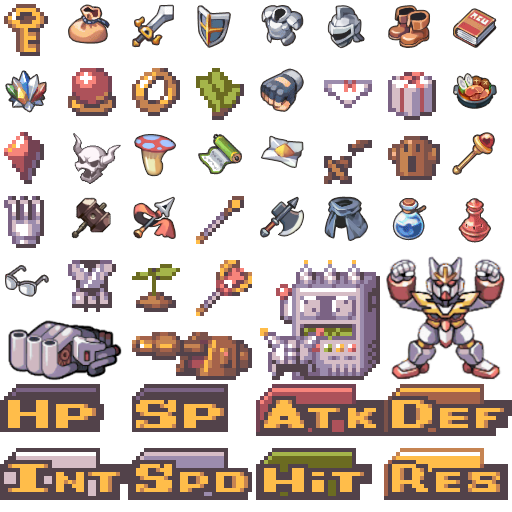
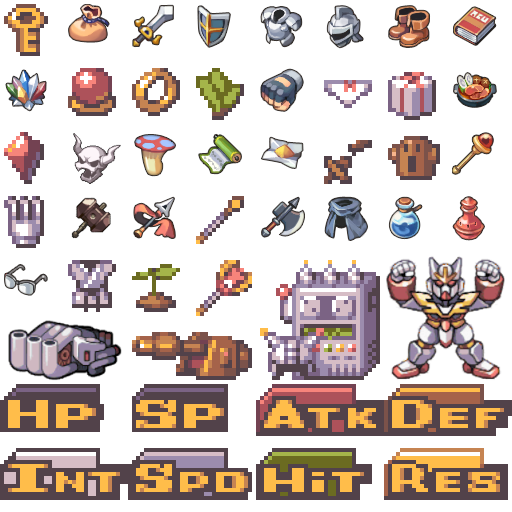
Before/after of a 512×512 layered artwork. What changed in the layer stack:
painted on "Bottle" over [388,196,427,241]
painted on "Scroll" over [198,133,242,175]
painted on "Book" over [453,6,497,48]
painted on "Item" over [68,4,110,44]
painted on "Fist" over [260,68,304,112]
painted on "Shield" over [197,5,231,48]
painted on "Food" over [453,72,497,109]
painted on "Crystals" over [5,69,47,113]
painted on "Sword" over [132,4,174,48]
painted on "Staff" over [452,132,495,175]
painted on "Glasses" over [4,264,49,297]
painted on "Armor" over [260,5,304,48]
painted on "Helmet" over [326,5,365,49]
painted on "Axe" over [260,196,305,238]
painted on "Cough Up" over [452,196,491,243]
painted on "Dust" over [260,135,304,169]
